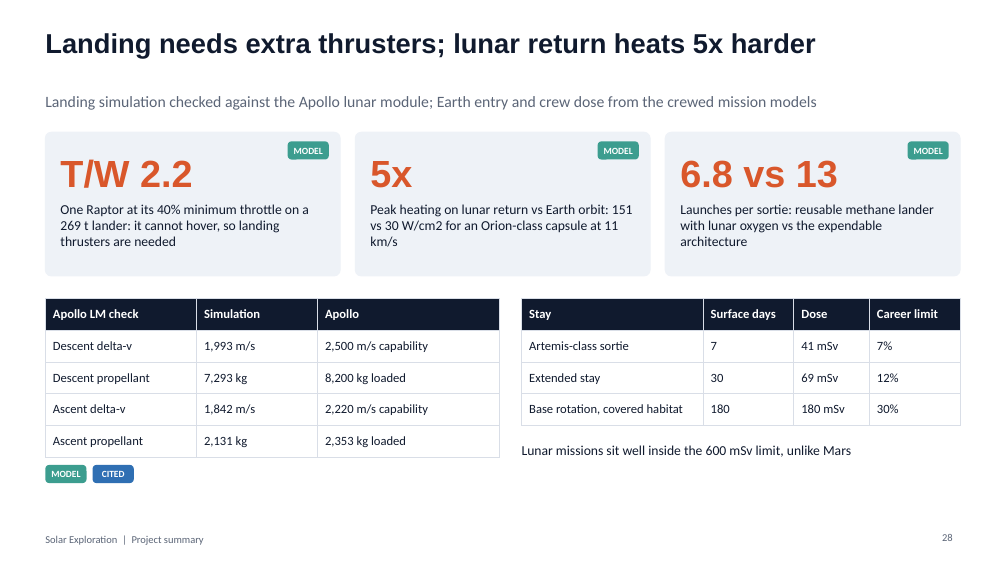
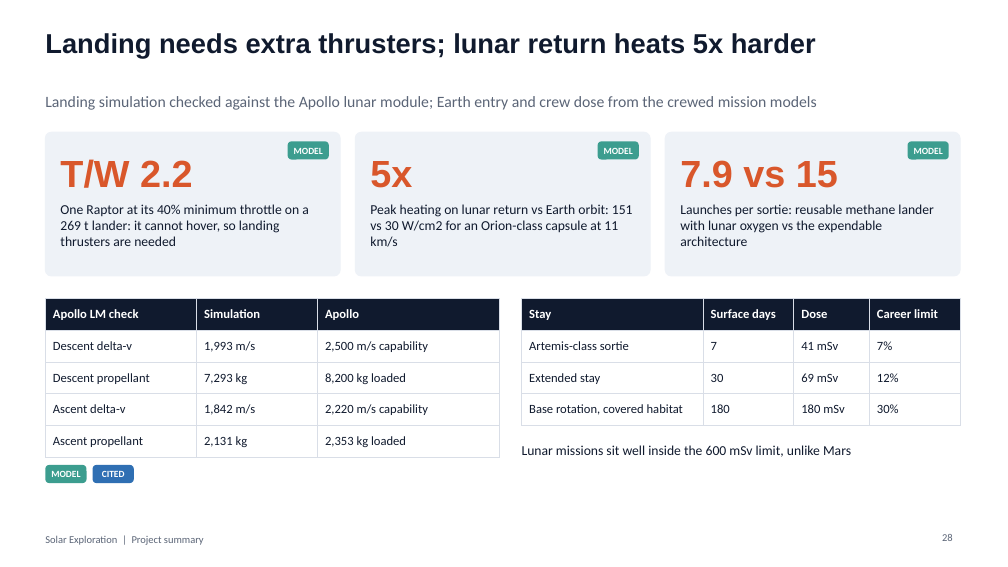
Before and after one commit to Skymeapple/solar-exploration, a slide deck: slide 28 of presentation/Solar_Exploration_Project_Summary.pptx. Drawn at 1008x567 pixels with LibreOffice and Linux fonts; fonts in the diff are those of the drawing. Boxes give left, top, right and bottom in pixels: in the first picture for what was removed or moved away, otherwise in the second. Text is boxed around its words. In the diff, an @@ line names an element or a change of style, - is before the commit and + after.

```diff
--- a/presentation/Solar_Exploration_Project_Summary.pptx
+++ b/presentation/Solar_Exploration_Project_Summary.pptx
@@ text at <box>680,160,838,188</box>: text changed @@
-6.8 vs 13
+7.9 vs 15
```
Also in this commit, not shown: 31 other slides changed, 44 other files.
